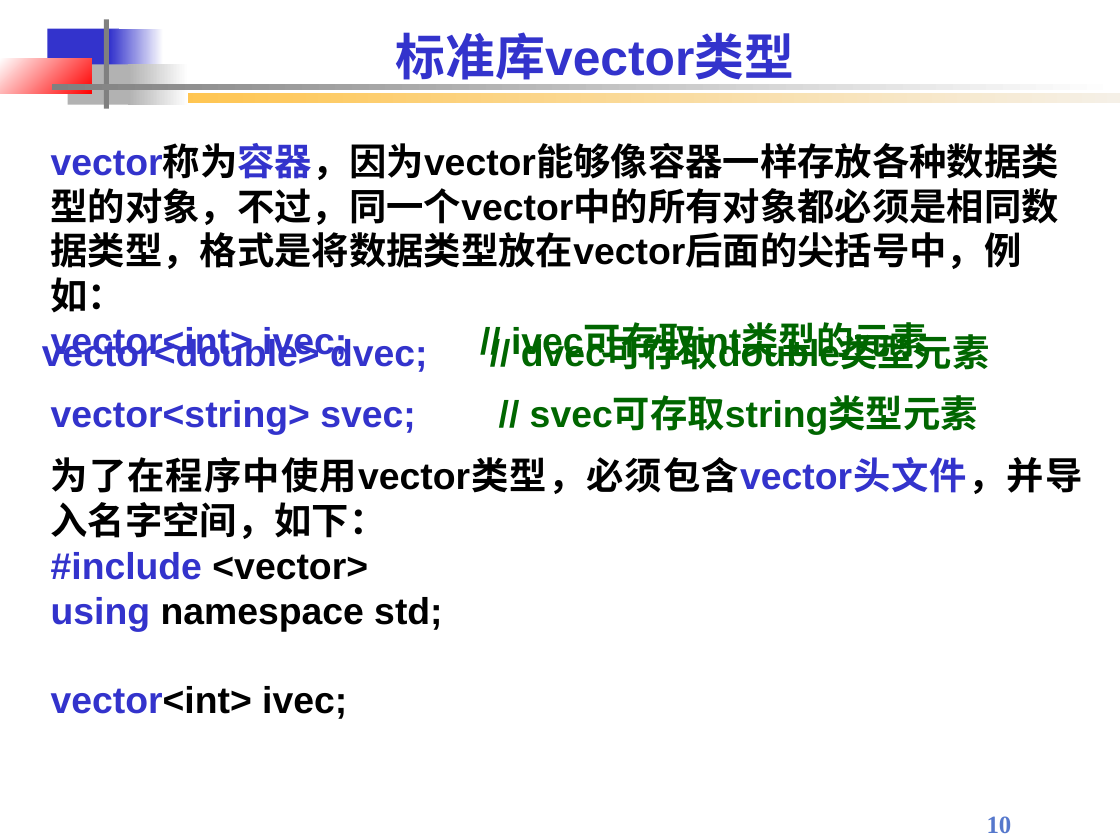
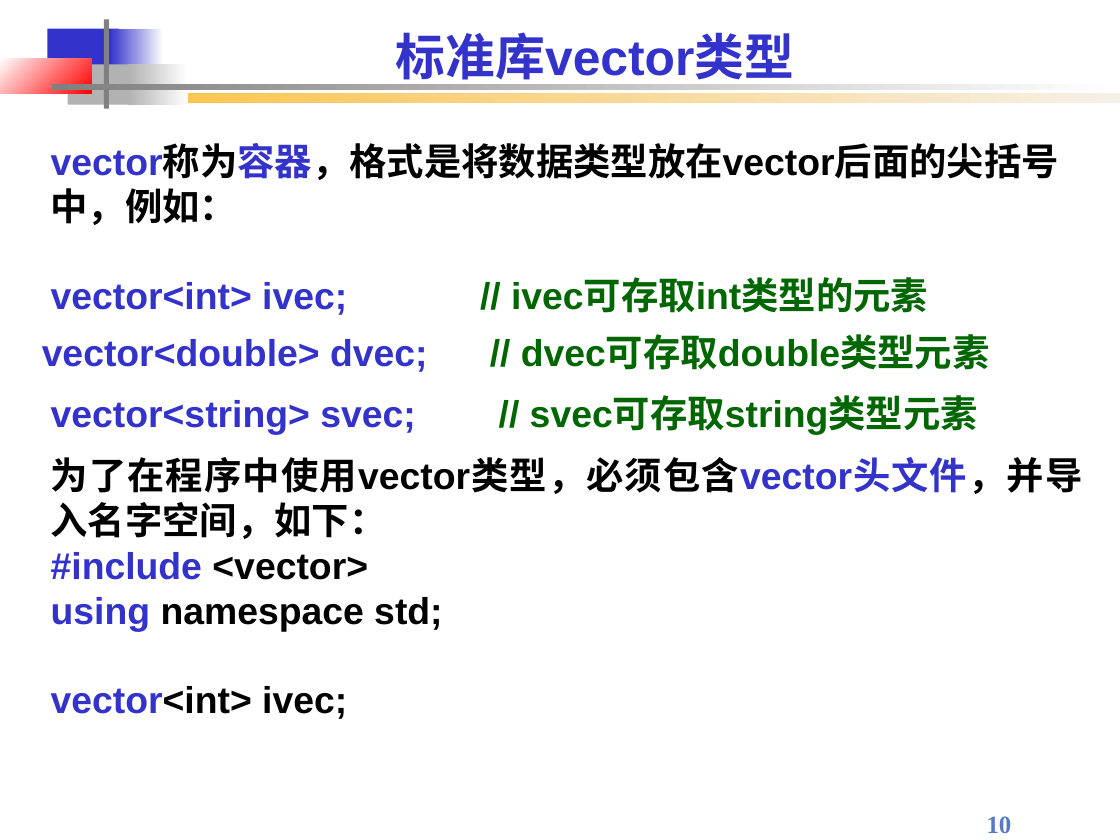
Before and after one commit to Changhe160/Changhe160.github.io, a slide deck: slide 10 of teachingRes/Cplusplus/string and vector.ppt. Drawn at 1120x840 pixels with LibreOffice and Linux fonts; fonts in the diff are those of the drawing; background and template pictures are left out. Boxes give left, top, right and bottom in pixels: in the first picture for what was removed or moved away, otherwise in the second. Text is boxed around its words. In the diff, an @@ line names an element or a change of style, - is before the commit and + after.

```diff
--- a/teachingRes/Cplusplus/string and vector.ppt
+++ b/teachingRes/Cplusplus/string and vector.ppt
@@ text at [51, 145, 1059, 225]: text changed @@
-vector称为容器，因为vector能够像容器一样存放各种数据类型的对象，不过，同一个vector中的所有对象都必须是相同数据类型，格式是将数据类型放在vector后面的尖括号中，例如：
+vector称为容器，格式是将数据类型放在vector后面的尖括号中，例如：
```
Also in this commit, not shown: 1 other slide changed, 2 other files.
